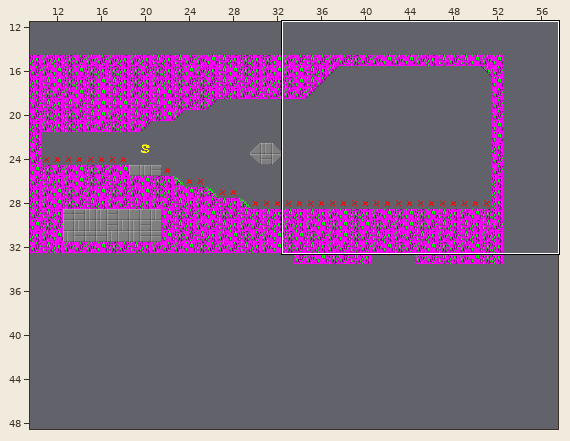
Two versions of a level (Tiled map, ld34-weshgrow/data/testmap.tmx). The picture above shows the old version from afar; the outline marks the close-up.
Close-up. Earlier state:
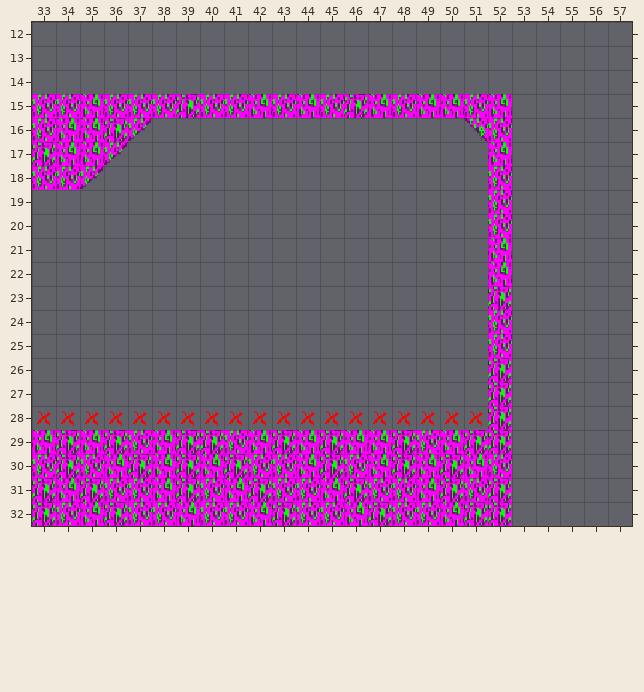
Cells are 16x16 px. Shown: x 33..57, y 12..32. The commit also changed other parts of the map, which this record leaves out. The old version is drawn lined up with the new one.
And afterwards:
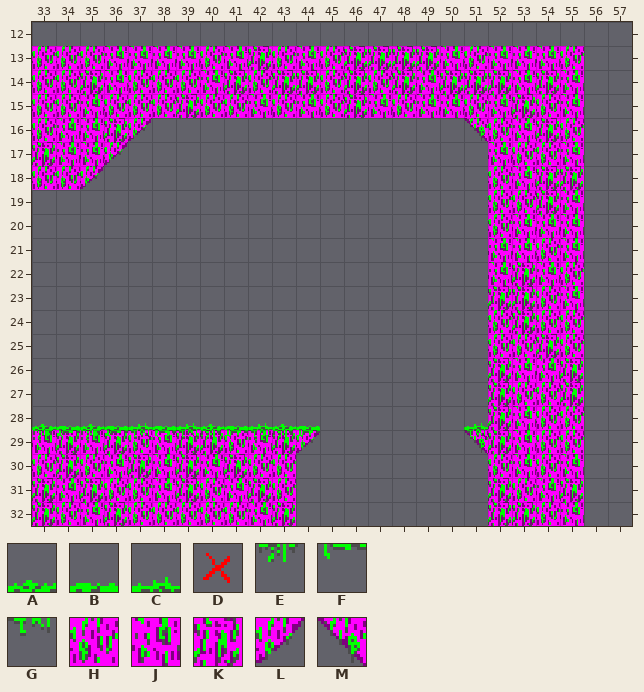
Key: from "tiles": A 69, B 70, C 71, D 128, E 133, F 134, G 135, H 192, J 193, K 194, L 384, M 448.
_ is an empty cell.
Tiles of an added or newly shown layer are drawn over the layers below it.
The commit says: weshgrow: do not fill the main collision map with decoration tiles.
Edits made:
everything moved by +10,+15 cells (the old picture is shown already moved)
Layer "Tile Layer 1":
y 13: x 33..55 _______________________ -> HHHJJJJHJKHJHKKKKJHJJJH
y 14: x 33..55 _______________________ -> HHKJHHHJKHKKHKHKJKKKJKJ
y 15: x 53..55 ___ -> KHJ
y 16: x 53..55 ___ -> JKH
y 17: x 53..55 ___ -> HHJ
y 18: x 53..55 ___ -> JKK
y 19: x 53..55 ___ -> HKJ
y 20: x 53..55 ___ -> JJJ
y 21: x 53..55 ___ -> JHJ
y 22: x 53..55 ___ -> KJH
y 23: x 53..55 ___ -> KHJ
y 24: x 53..55 ___ -> KHH
y 25: x 53..55 ___ -> HKH
y 26: x 53..55 ___ -> JJK
y 27: x 53..55 ___ -> HHK
y 28: x 33..51 DDDDDDDDDDDDDDDDDDD -> ___________________; x 53..55 ___ -> JHH
y 29: x 44..51 JKJJKHJK -> L______M; x 53..55 ___ -> JHH
y 30: x 44..51 JKHJKJKJ -> ________; x 53..55 ___ -> JHJ
y 31: x 44..51 HJKHHJKH -> ________; x 53..55 ___ -> HJK
y 32: x 39 J -> H; x 44..51 HHJKHHJK -> ________; x 53..55 ___ -> KHJ
Layer "Decorations" (added):
y 28: x 33..44 ____________ -> ABABCBCABCAB; x 51 _ -> C
y 29: x 33..44 ____________ -> EFEFGFGEFGEF; x 51 _ -> G
Where, in picture pixels (left, top, right, bottom), the same in both close-ups:
changed: (32, 46, 584, 526)
